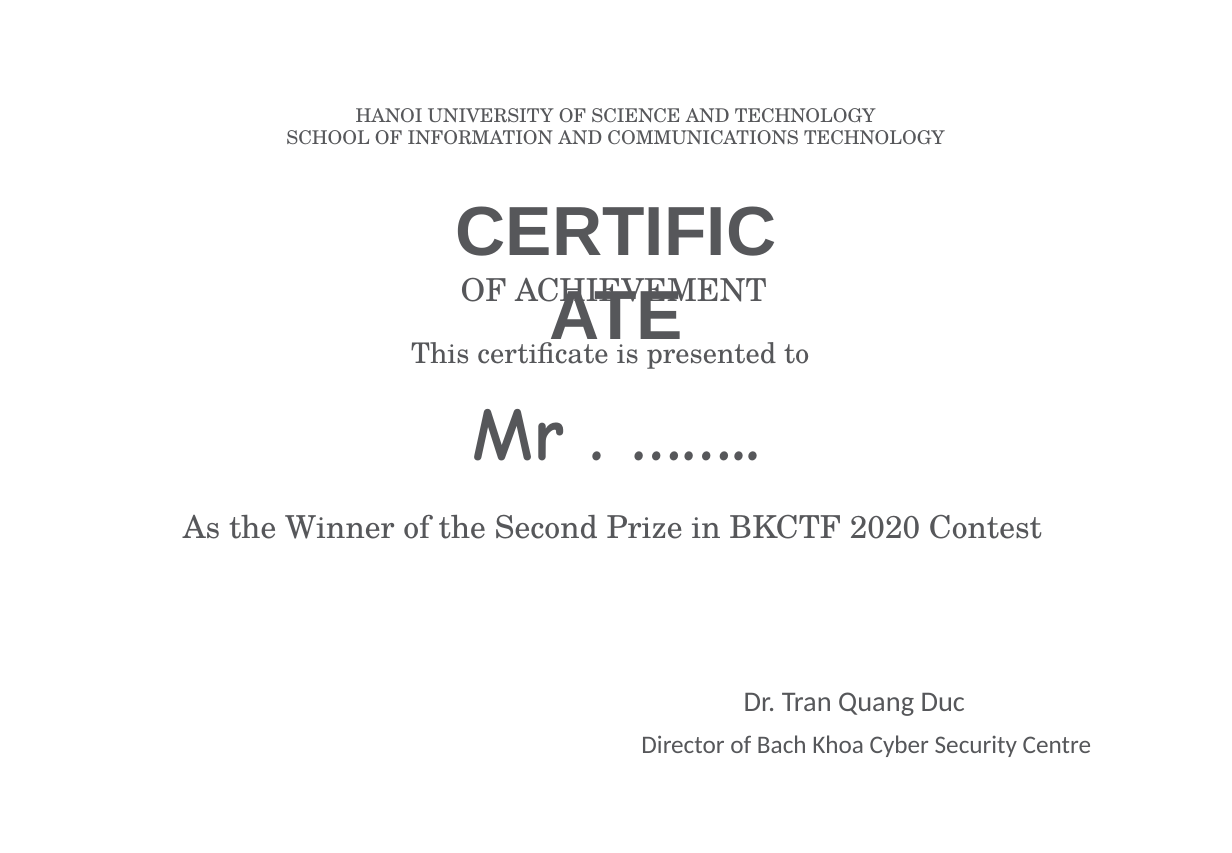
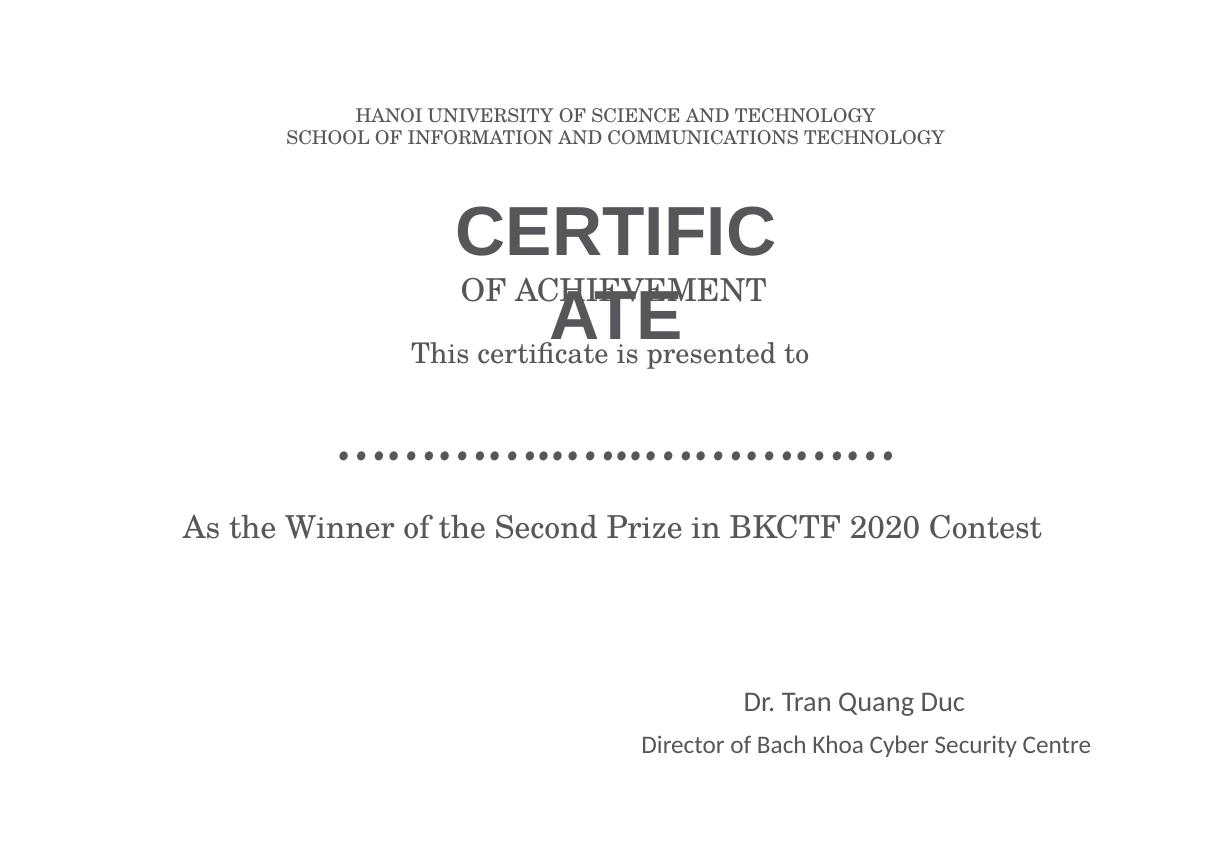
Before and after one commit to hacmao/tmp, a slide deck: slide 2 of bkctf-2020-giấy-khen-2.pptx. Drawn at 1232x853 pixels with LibreOffice and Linux fonts; fonts in the diff are those of the drawing; background and template pictures are left out. Boxes give left, top, right and bottom in pixels: in the first picture for what was removed or moved away, otherwise in the second. Text is boxed around its words. In the diff, an @@ line names an element or a change of style, - is before the commit and + after.

```diff
--- a/bkctf-2020-giấy-khen-2.pptx
+++ b/bkctf-2020-giấy-khen-2.pptx
@@ text at [472,409,564,461]: text changed @@
-Mr . ……..
+…………..…..……………
```
Also in this commit, not shown: 1 other slide changed.
